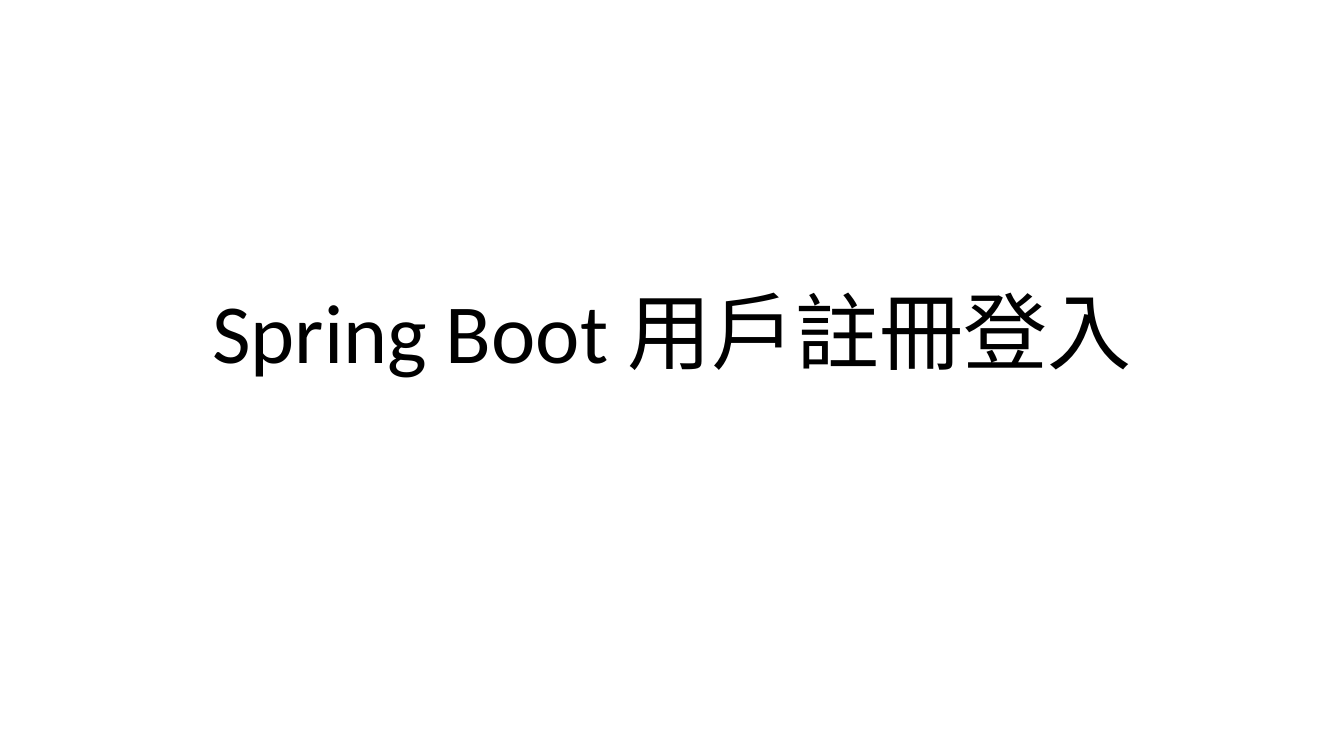
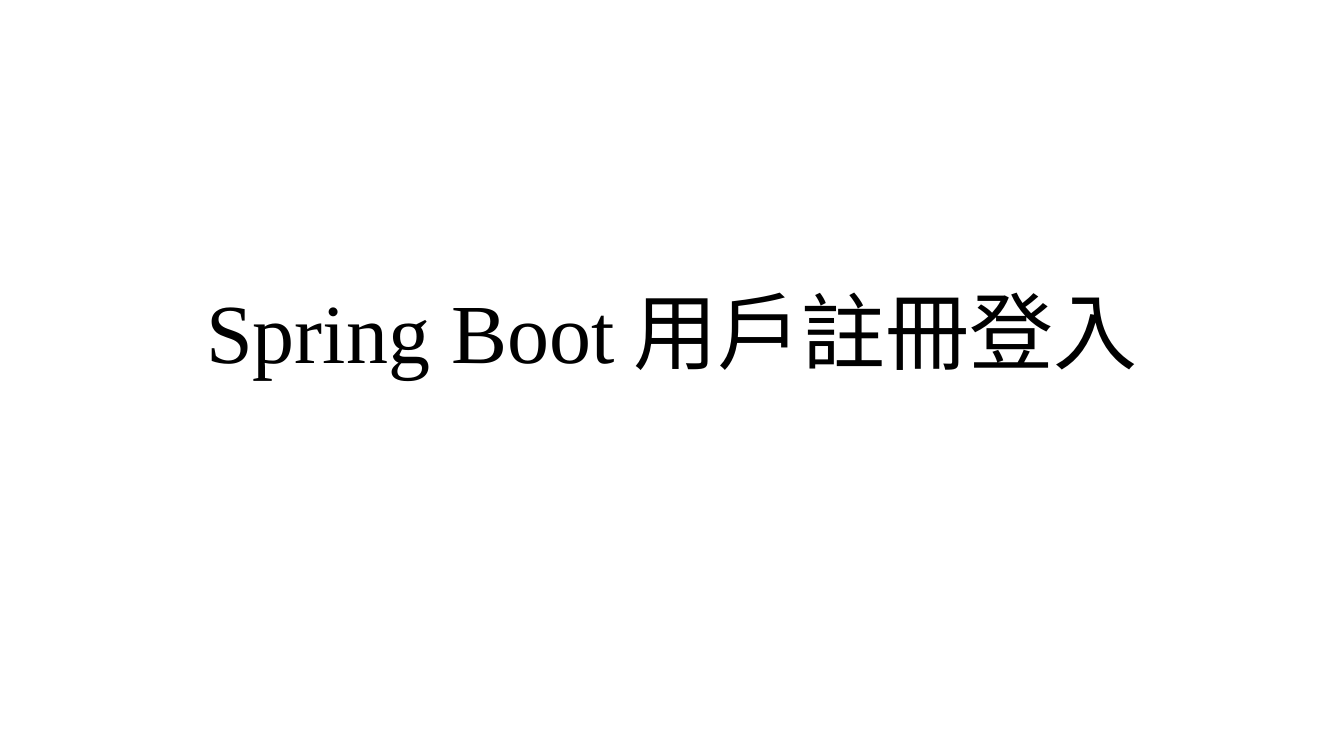
Before and after one commit to ariel055132/Spring, a slide deck: slide 1 of simpleLogin/SpringBoot用戶註冊登入功能.pptx. Drawn at 1344x756 pixels with LibreOffice and Linux fonts; fonts in the diff are those of the drawing. Boxes give left, top, right and bottom in pixels: in the first picture for what was removed or moved away, otherwise in the second. Text is boxed around its words. In the diff, an @@ line names an element or a change of style, - is before the commit and + after.

Commit message:
Update SpringBoot用戶註冊登入功能.pptx
Update the introduction of cookie and session

```diff
--- a/simpleLogin/SpringBoot用戶註冊登入功能.pptx
+++ b/simpleLogin/SpringBoot用戶註冊登入功能.pptx
@@ title "Spring Boot 用戶註冊登入" at [206, 292, 1138, 379]: font Calibri to Times New Roman in "Spring Boot" @@
```
Also in this commit, not shown: 3 other slides changed, 2 slides added.
